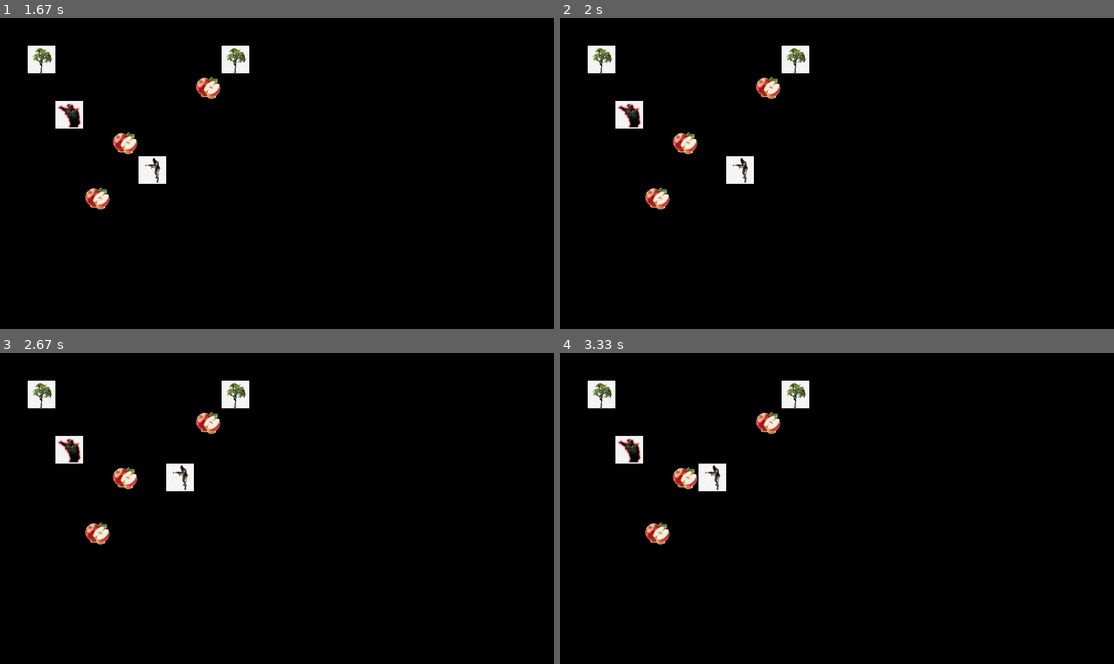
Above: before the commit, frames 1-4 (two rows, left to right).
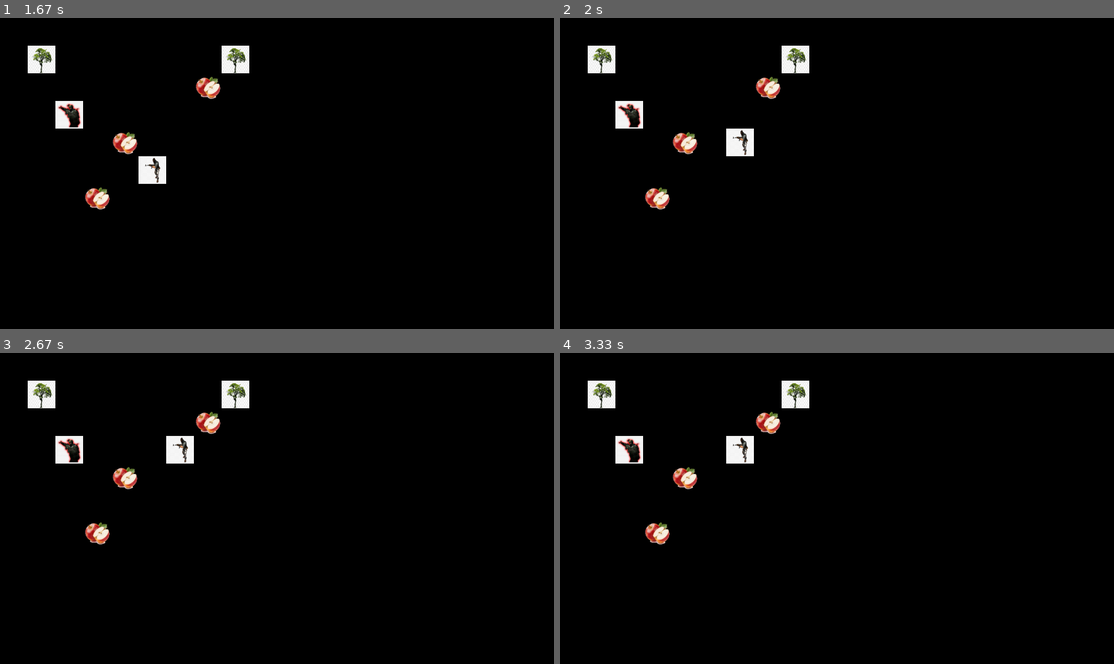
Above: after the commit, the same moments.

Repository: cse442-at-ub/s24semesterproject-we-love-the-company
Game: pygame game, started from src/game/game.py
Two runs of this game, one before a commit and one after it. Both use one fixed random seed, a clock stepped at 60 frames per second and the inputs below.
Inputs (mouse positions are in pixels of both pictures, inside the frame that each line leads up to):
- Up to frame 1 (1.67 s): hold A 0.33-0.8 s; hold Right 0.33-0.8 s; move the mouse to (254, 185) at 0.37 s; click "Play" at 1.38 s
- Up to frame 2 (2 s): hold D from 1.67 s (still down); hold Up from 1.67 s (still down); move the mouse to (892, 241) at 1.7 s
- Up to frame 3 (2.67 s): release D at 2.13 s; release Up at 2.13 s; hold W 2.17-2.63 s
- Up to frame 4 (3.33 s): hold Right 2.67-3.13 s; hold A from 3.17 s (still down)

Frame 1 is identical in both runs. In frame 2, 0.9% of the frame differs, in the area x 30-35%, y 35-54%; in frame 3, 0.9%; in frame 4, 0.9%, in the area x 25-35%, y 26-45%.

Commit message:
done
player no longer exists on the grid. Since the grid has the limitation of one thing per space

Diff:
--- a/src/game/grid_game.py
+++ b/src/game/grid_game.py
@@ -57,7 +57,6 @@
         # I know this was done for ease of inserting objects for testing
         # But in future (when making levels) there should be a different way of doing this
         objects = [
-            {"type": "player", "x": self.player.x, "y": self.player.y,"image":self.player_image},
             {"type": "enemy", "x": 2, "y": 3,"image":self.enemy_image},
             {"type": "tree", "x": 1, "y": 1,"image":self.tree_image},
             {"type": "tree", "x": 8, "y": 1,"image":self.tree_image},
@@ -82,6 +81,8 @@
             ((x,y),image) = pair
             self.render_image_at_coordinates(image,x,y)
 
+        self.render_image_at_coordinates(self.player_image, self.player.x, self.player.y)
+
         pygame.display.flip()
 
     def update(self, gamestate, dt):
@@ -95,19 +96,14 @@
 def onKeyPress(gamestate, key, mod, unicode, scancode):
     prevLoc = gamestate.scene.player.position
 
-    def movePlayer():
-        playerItem = gamestate.scene.grid.remove_at_location(prevLoc[0], prevLoc[1])
-        return gamestate.scene.grid.insert(playerItem, gamestate.scene.player.x, gamestate.scene.player.y)
+    if (key == pygame.K_a or key == pygame.K_LEFT):
+        gamestate.scene.player.moveLeft(gamestate.scene.grid)
 
-    if (key == pygame.K_a):
-        if (gamestate.scene.player.moveLeft(gamestate.scene.grid)):
-            movePlayer()
-    elif (key == pygame.K_s):
-        if (gamestate.scene.player.moveDown(gamestate.scene.grid)):
-            movePlayer()
-    elif (key == pygame.K_w):
-        if (gamestate.scene.player.moveUp(gamestate.scene.grid)):
-            movePlayer()
-    elif (key == pygame.K_d):
-        if (gamestate.scene.player.moveRight(gamestate.scene.grid)):
-            movePlayer()
+    elif (key == pygame.K_s or key == pygame.K_DOWN):
+        gamestate.scene.player.moveDown(gamestate.scene.grid)
+
+    elif (key == pygame.K_w or key == pygame.K_UP):
+        gamestate.scene.player.moveUp(gamestate.scene.grid)
+
+    elif (key == pygame.K_d or key == pygame.K_RIGHT):
+        gamestate.scene.player.moveRight(gamestate.scene.grid)
